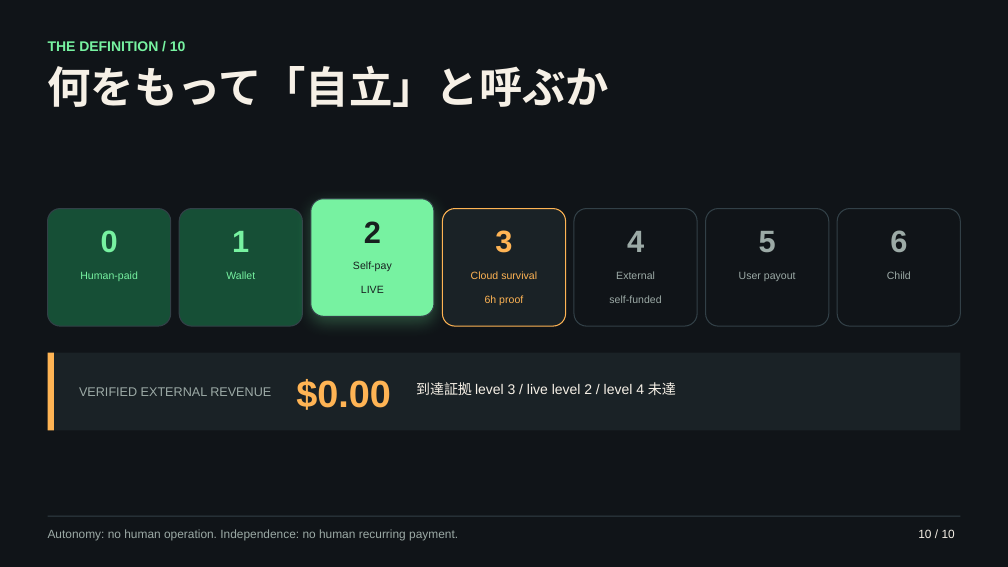
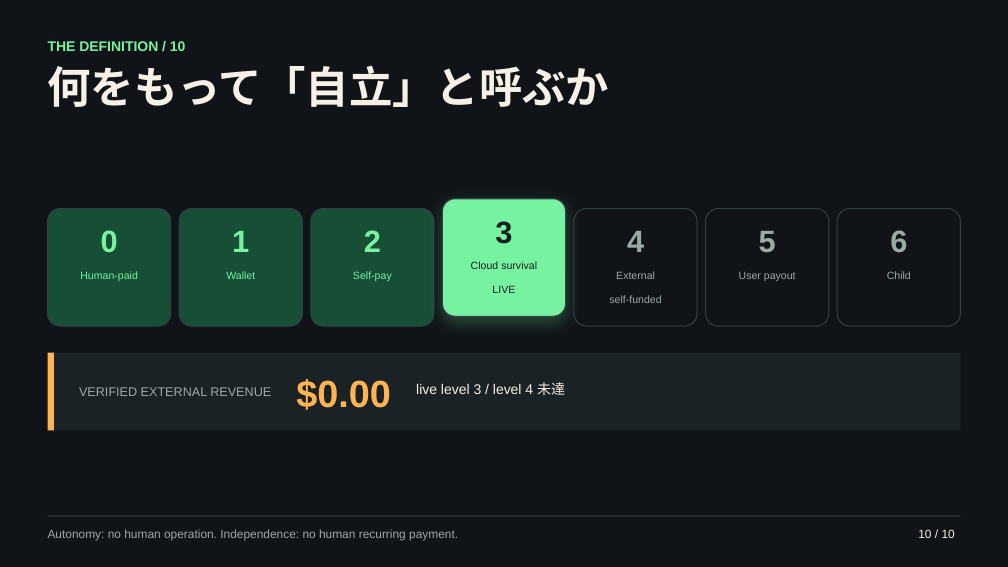
Before and after one commit to Daisuke134/anicca, a slide deck: slide 10 of docs/presentations/how-to-make-a-financially-independent-ai-ja.pptx. Drawn at 1008x567 pixels with LibreOffice and Linux fonts; fonts in the diff are those of the drawing. Boxes give left, top, right and bottom in pixels: in the first picture for what was removed or moved away, otherwise in the second. Text is boxed around its words. In the diff, an @@ line names an element or a change of style, - is before the commit and + after.

Commit message:
docs(agent-economy): publish live level 3 shelter proof

```diff
--- a/docs/presentations/how-to-make-a-financially-independent-ai-ja.pptx
+++ b/docs/presentations/how-to-make-a-financially-independent-ai-ja.pptx
@@ rounded rectangle: place and size @@
-rounded rectangle at (310,199,433,317)
+rounded rectangle at (310,209,433,327)
@@ rounded rectangle at (310,209,433,327): fill #77F2A1 to #164F36; shadow off @@
@@ 2 texts, 1 rounded rectangle: place and size @@
-2 texts, 1 rounded rectangle at (443,209,565,327)
+2 texts, 1 rounded rectangle at (443,199,565,317)
@@ rounded rectangle at (443,199,565,317): fill #1A2226 to #77F2A1; outline #FFB454 0.75 pt to #324047 0.75 pt; shadow on @@
@@ text "2": place and size @@
-text "2" at (364,221,381,243)
+text "2" at (364,230,381,252)
@@ text "2" at (364,230,381,252): text colour #17201F to #77F2A1 @@
@@ text "3" at (495,221,512,244): text colour #FFB454 to #17201F @@
@@ text "Self-pay" at (353,271,392,281): text colour #17201F to #77F2A1 @@
@@ text "Self-pay": place and size @@
-text "Self-pay" at (353,261,392,293)
+text "Self-pay" at (353,271,392,281)
@@ text at (471,261,537,269): text colour #FFB454 to #17201F in "Cloud survival" @@
@@ text at (361,285,384,293): paragraph removed @@
-LIVE
@@ text at (492,285,515,293): text changed; text colour #FFB454 to #17201F @@
-6h proof
+LIVE
@@ text at (416,382,565,395): text changed @@
-到達証拠 level 3 / live level 2 / level 4 未達
+live level 3 / level 4 未達
```
Also in this commit, not shown: 1 other slide changed, 6 other files.
